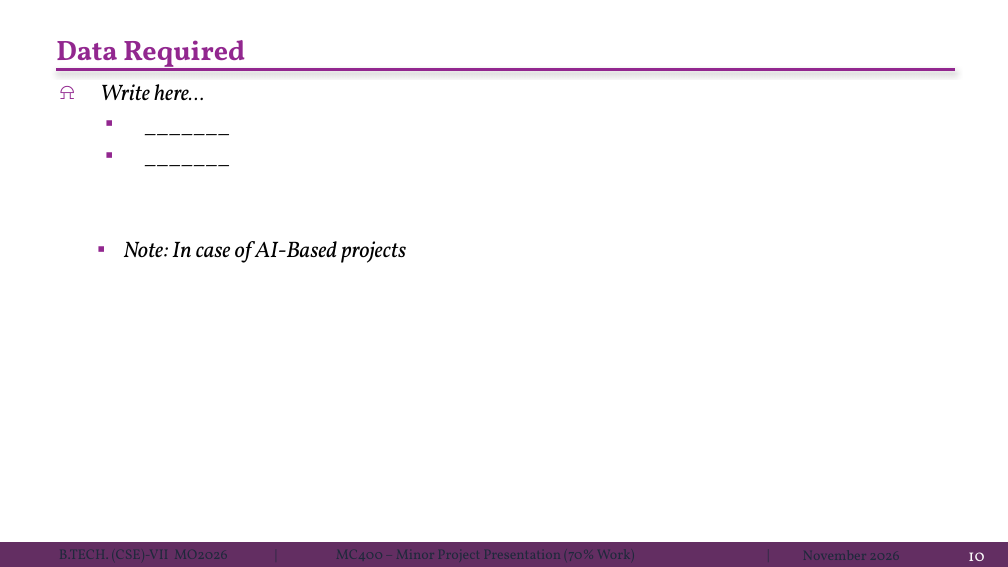
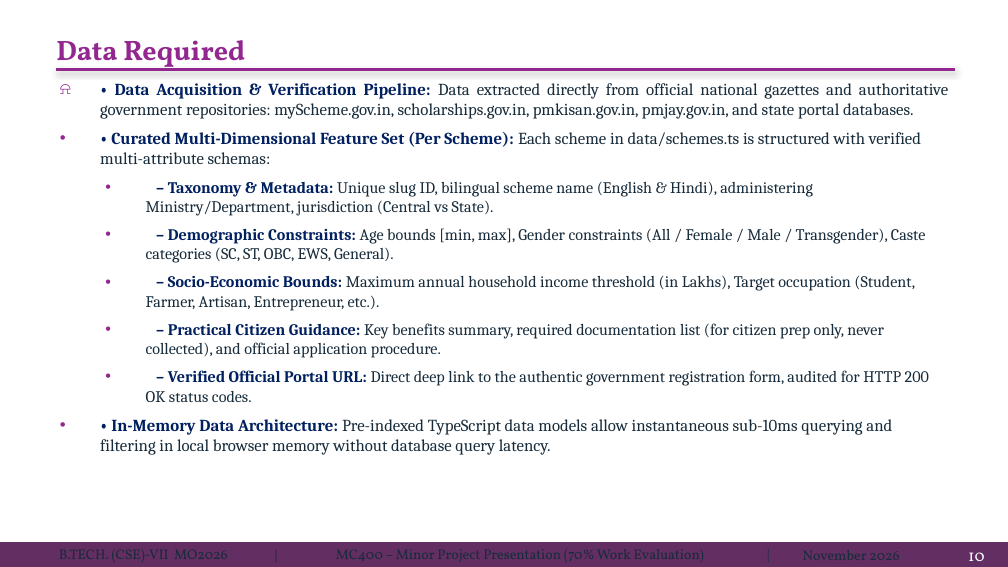
Before and after one commit to Shivaniroy09/SchemeSathi-Ai-Project, a slide deck: slide 10 of ppt/MC400-Minor Project Presentation format-BTech CSE MO26.pptx. Drawn at 1008x567 pixels with LibreOffice and Linux fonts; fonts in the diff are those of the drawing. Boxes give left, top, right and bottom in pixels: in the first picture for what was removed or moved away, otherwise in the second. Text is boxed around its words. In the diff, an @@ line names an element or a change of style, - is before the commit and + after.

Commit message:
feat: add SchemeSaathi 70% minor project presentation deck and generator script

```diff
--- a/ppt/MC400-Minor Project Presentation format-BTech CSE MO26.pptx
+++ b/ppt/MC400-Minor Project Presentation format-BTech CSE MO26.pptx
@@ text at (100, 83, 948, 455): text changed; size 16 to 11.5 pt; font Vollkorn to Cambria; text colour #000000 to #172B3A; italic off @@
-⍾ Write here…
-  ▪ _______
-  ▪ _______
-▪ Note: In case of AI-Based projects
+⍾ • Data Acquisition & Verification Pipeline: Data extracted directly from official national gazettes and authoritative government repositories: myScheme.gov.in, scholarships.gov.in, pmkisan.gov.in, pmjay.gov.in, and state portal databases.
+• • Curated Multi-Dimensional Feature Set (Per Scheme): Each scheme in data/schemes.ts is structured with verified multi-attribute schemas:
+  • – Taxonomy & Metadata: Unique slug ID, bilingual scheme name (English & Hindi), administering Ministry/Department, jurisdiction (Central vs State).
+  • – Demographic Constraints: Age bounds [min, max], Gender constraints (All / Female / Male / Transgender), Caste categories (SC, ST, OBC, EWS, General).
+  • – Socio-Economic Bounds: Maximum annual household income threshold (in Lakhs), Target occupation (Student, Farmer, Artisan, Entrepreneur, etc.).
+  • – Practical Citizen Guidance: Key benefits summary, required documentation list (for citizen prep only, never collected), and official application procedure.
+  • – Verified Official Portal URL: Direct deep link to the authentic government registration form, audited for HTTP 200 OK status codes.
+• • In-Memory Data Architecture: Pre-indexed TypeScript data models allow instantaneous sub-10ms querying and filtering in local browser memory without database query latency.
```
Also in this commit, not shown: 13 other slides changed, 3 other files.
